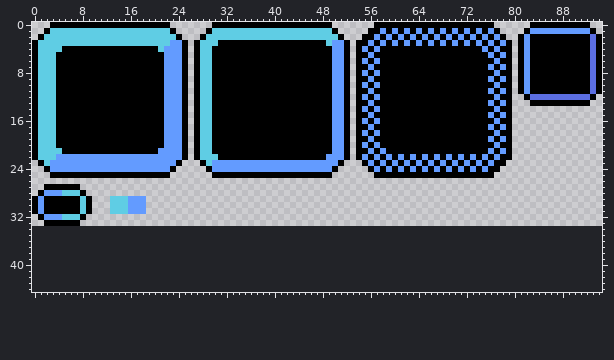
Two versions of one pixel-art file, raw/ui.aseprite. The picture above was drawn from the file before the commit.
95x34 pixels, 1 frame. The old version is drawn lined up with the new one, on the new canvas.
The result:
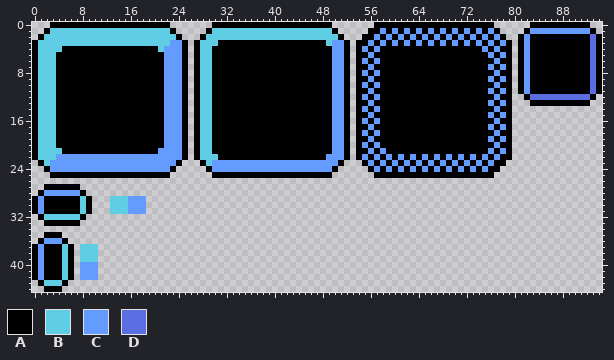
Palette (. is transparent): A #000000  B #5fcde4  C #639bff  D #5b6ee1
Diff:
canvas 95x34 -> 95x45
Changed rows in their new state; - is an unchanged pixel.
first column x 5:
28 CCC
first column x 0:
32 --BBB------
35 --AAA------
36 -ACCCA-----
37 ACAAABA-BBB
38 ACAAABA-BBB
39 ACAAABA-BBB
40 ACAAABA-CCC
41 ACAAABA-CCC
42 ACAAABA-CCC
43 -ABBBA-----
44 --AAA------
Pixel boxes of the changes (left, top, right, bottom) in both pictures:
changed: (32, 190, 98, 292)
